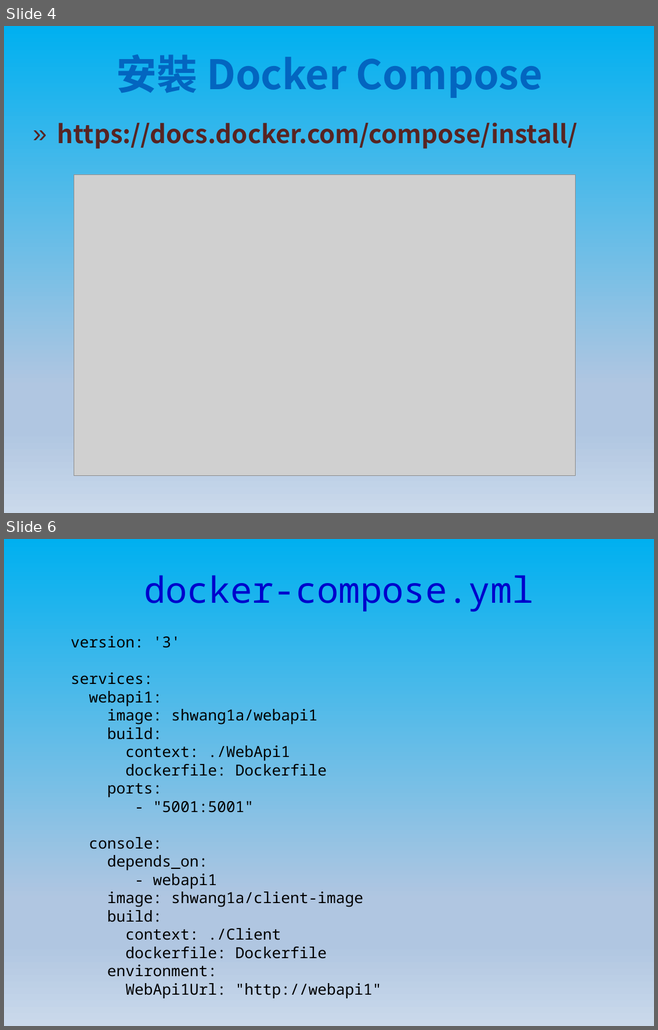
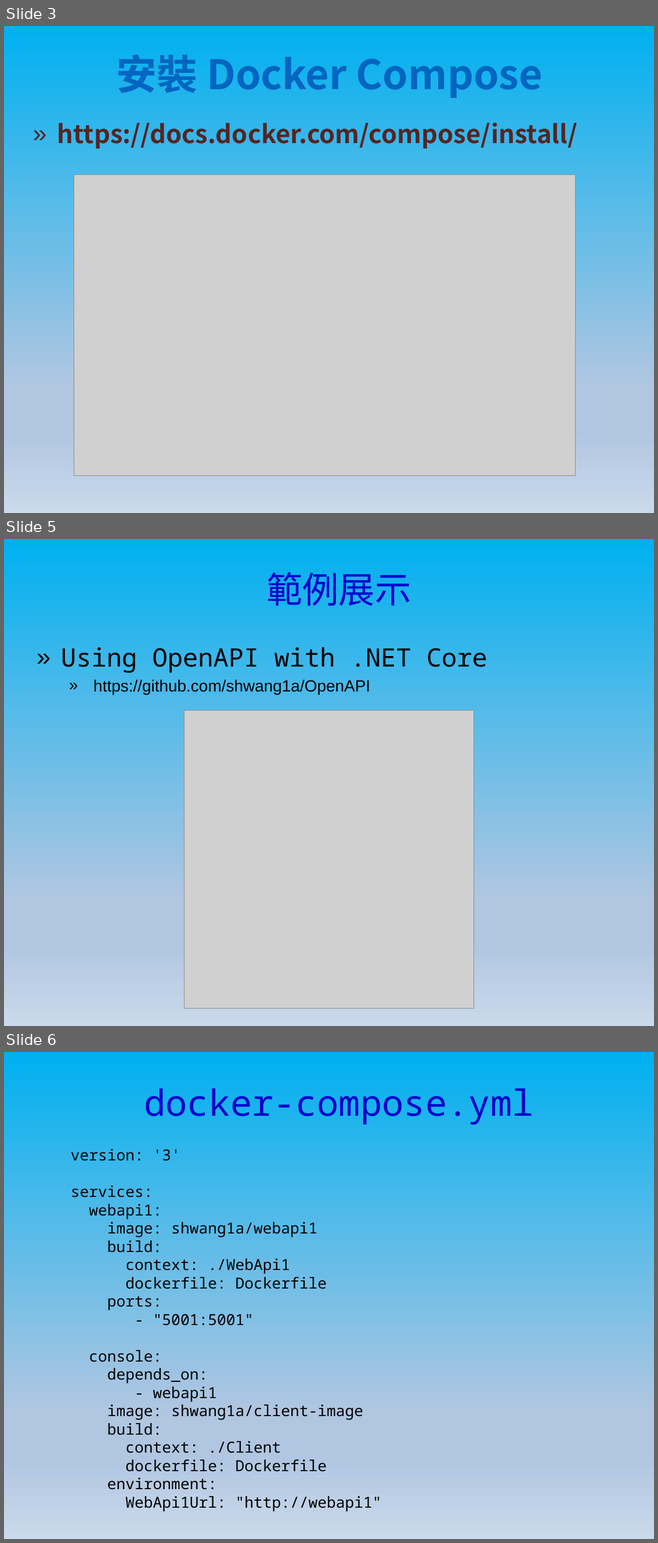
Before and after one commit to shwang1a/DockerDoc, a slide deck: Docker進階.pptx. Shown one above the other, each under a label of ours: slides 4 and 6 before the commit, slides 3, 5 and 6 after it; the slides between them are not shown. The pictures are 658x1030 and 658x1543 pixels, drawn with LibreOffice and Linux fonts; fonts in the diff are those of the drawing; grey boxes stand for pictures. Boxes give left, top, right and bottom in pixels: in the first picture for what was removed or moved away, otherwise in the second. Text is boxed around its words. In the diff, an @@ line names an element or a change of style, - is before the commit and + after.

```diff
--- a/Docker進階.pptx
+++ b/Docker進階.pptx
@@ slide 5 added at [4,539,654,1026], background gradient #00B0F0 to #B0C6E1 to #CAD9EB @@
@@ title added at [267,572,411,606], 56.9 pt, text #0000CC @@
+範例展示
@@ text added at [61,647,487,694], 25.6 pt, text #000000 @@
+  » Using OpenAPI with .NET Core
+    » https://github.com/shwang1a/OpenAPI
@@ picture added at [184,710,473,1009] @@
@@ what was slide 4 is now slide 3 @@
```
Also in this commit, not shown: 1 slide changed, 4 other slides added, 1 slide removed.
